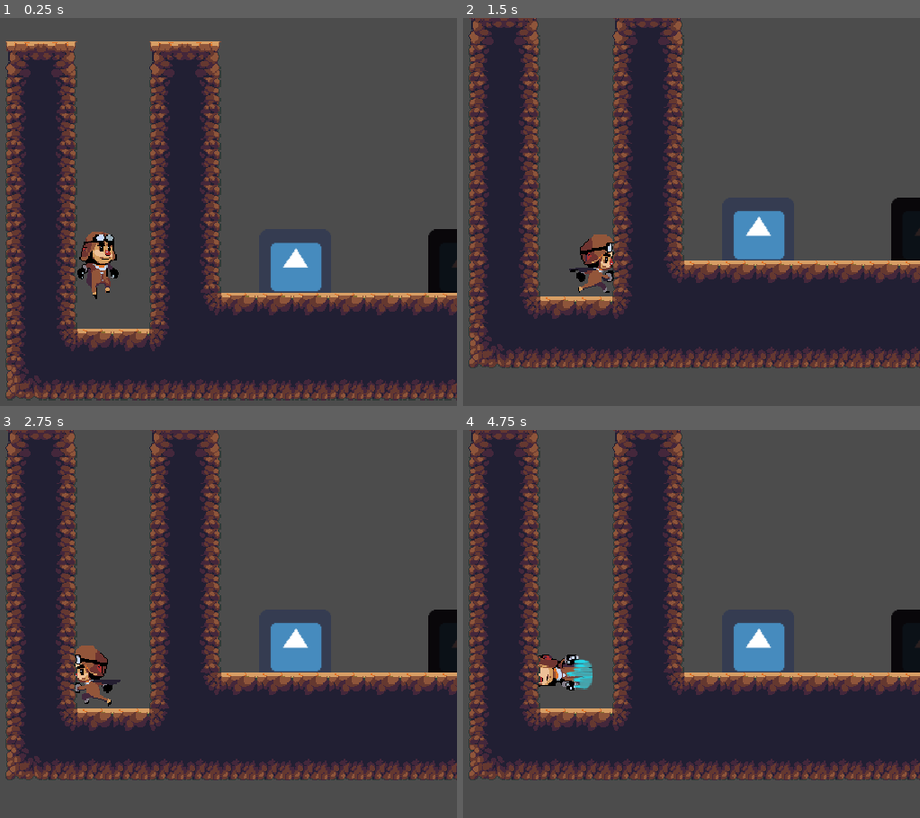
Above: before the commit, frames 1-4 (two rows, left to right).
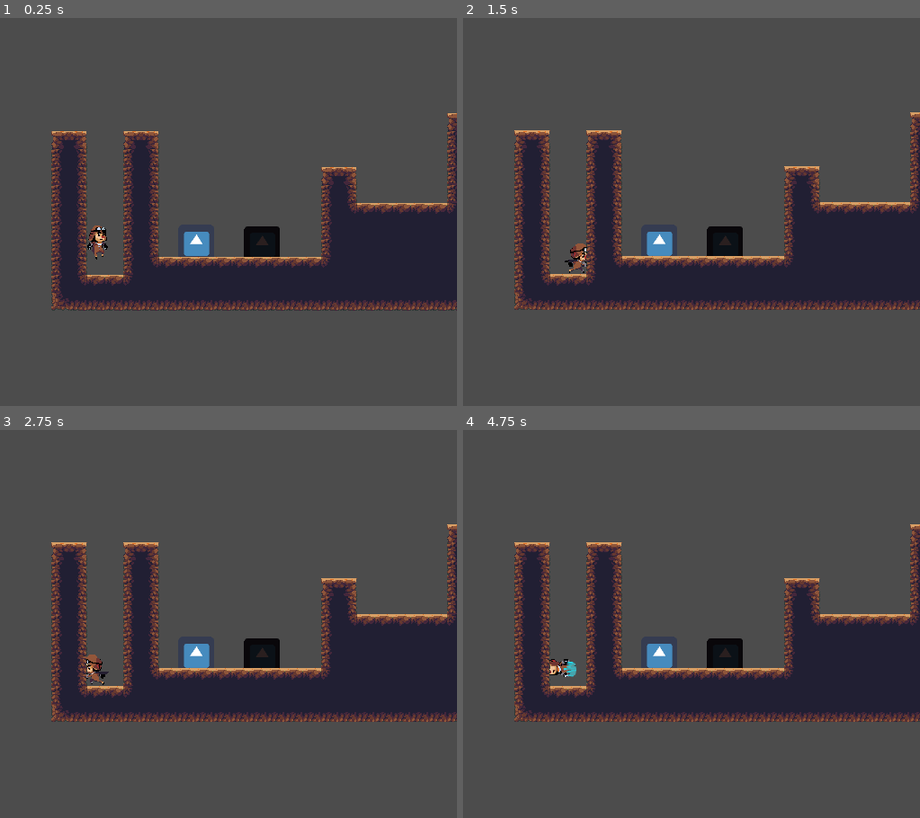
Above: after the commit, the same moments.

Repository: bernardchen/GitHubGameOff2018
Game: Godot game, scene res://World.tscn
Same seed, same stepped clock (60 frames per second), same inputs: the game is played once before the commit and once after it. The engine's default icon, where the game draws it, is replaced by a stand-in: a white triangle on a blue panel in a dark square.
Inputs:
- Up to frame 1 (0.25 s): no input
- Up to frame 2 (1.5 s): hold Right (ui_right) from 0.53 s (still down); tap Space (ui_select) at 0.77 s
- Up to frame 3 (2.75 s): tap Space (ui_select) at 1.52 s; release Right (ui_right) at 2.03 s; hold Left (ui_left) from 2.03 s (still down)
- Up to frame 4 (4.75 s): release Left (ui_left) at 2.78 s; hold Right (ui_right) 2.78-4.28 s; tap Space (ui_select) at 3.02, 3.77, 4.52 s; hold Left (ui_left) from 4.28 s (still down)

The runs differ from the first frame. In frame 1, 60% of the frame differs, in the area x 1-100%, y 6-99%; in frame 2, 52%; in frame 3, 52%; in frame 4, 52%.

Commit message:
fixed dash reset after wall jump

Diff:
--- a/World.tscn
+++ b/World.tscn
@@ -3,15 +3,15 @@
 [ext_resource path="res://respawnpoint.gd" type="Script" id=1]
 [ext_resource path="res://player.gd" type="Script" id=2]
 [ext_resource path="res://Player/Idle0.png" type="Texture" id=3]
-[ext_resource path="res://Player/Run0.png" type="Texture" id=4]
-[ext_resource path="res://Player/Run1.png" type="Texture" id=5]
-[ext_resource path="res://Player/Run2.png" type="Texture" id=6]
-[ext_resource path="res://Player/Run3.png" type="Texture" id=7]
-[ext_resource path="res://Player/Run4.png" type="Texture" id=8]
-[ext_resource path="res://Player/Run7.png" type="Texture" id=9]
-[ext_resource path="res://Player/wall_slide.png" type="Texture" id=10]
-[ext_resource path="res://Player/Jump1.png" type="Texture" id=11]
-[ext_resource path="res://Player/Dash.png" type="Texture" id=12]
+[ext_resource path="res://Player/wall_slide.png" type="Texture" id=4]
+[ext_resource path="res://Player/Jump1.png" type="Texture" id=5]
+[ext_resource path="res://Player/Dash.png" type="Texture" id=6]
+[ext_resource path="res://Player/Run0.png" type="Texture" id=7]
+[ext_resource path="res://Player/Run1.png" type="Texture" id=8]
+[ext_resource path="res://Player/Run2.png" type="Texture" id=9]
+[ext_resource path="res://Player/Run3.png" type="Texture" id=10]
+[ext_resource path="res://Player/Run4.png" type="Texture" id=11]
+[ext_resource path="res://Player/Run7.png" type="Texture" id=12]
 [ext_resource path="res://bounceblock.tscn" type="PackedScene" id=13]
 [ext_resource path="res://dangerblock.tscn" type="PackedScene" id=14]
 [ext_resource path="res://JgDirtTileset.tres" type="TileSet" id=15]
@@ -24,25 +24,25 @@
 "name": "Idle",
 "speed": 5.0
 }, {
-"frames": [ ExtResource( 4 ), ExtResource( 5 ), ExtResource( 6 ), ExtResource( 7 ), ExtResource( 8 ), ExtResource( 9 ) ],
-"loop": true,
-"name": "Run",
-"speed": 10.0
-}, {
-"frames": [ ExtResource( 10 ) ],
+"frames": [ ExtResource( 4 ) ],
 "loop": true,
 "name": "Wall",
 "speed": 5.0
 }, {
-"frames": [ ExtResource( 11 ) ],
+"frames": [ ExtResource( 5 ) ],
 "loop": true,
 "name": "Jump",
 "speed": 5.0
 }, {
-"frames": [ ExtResource( 12 ) ],
+"frames": [ ExtResource( 6 ) ],
 "loop": true,
 "name": "Dash",
 "speed": 5.0
+}, {
+"frames": [ ExtResource( 7 ), ExtResource( 8 ), ExtResource( 9 ), ExtResource( 10 ), ExtResource( 11 ), ExtResource( 12 ) ],
+"loop": true,
+"name": "Run",
+"speed": 10.0
 } ]
 
 [sub_resource type="RectangleShape2D" id=2]
@@ -79,7 +79,7 @@
 anchor_mode = 1
 rotating = false
 current = true
-zoom = Vector2( 1, 1 )
+zoom = Vector2( 2, 2 )
 limit_left = -10000000
 limit_top = -10000000
 limit_right = 10000000
@@ -113,7 +113,7 @@
 
 [node name="Area2D" parent="respawnpoint" index="1" instance=ExtResource( 13 )]
 
-position = Vector2( 324, 40 )
+position = Vector2( 291.191, 42.0505 )
 
 [node name="DangerBlock" parent="respawnpoint" index="2" instance=ExtResource( 14 )]
 
--- a/player.gd
+++ b/player.gd
@@ -39,12 +39,13 @@
 		if is_on_wall():
 			if velocity.y > 0:
 				$Sprite.play("Wall")
+				already_dashed = false
 				velocity.y -= 5 * GRAVITY / 6
 			if Input.is_action_just_pressed("ui_up"):
 				$Sprite.play("Jump")
 				wall_jump = true
 				dir = dir * -1
-				velocity.y = JUMP_HEIGHT
+				velocity.y = -400
 				if dir == 1:
 					$Sprite.flip_h = false
 				else:
